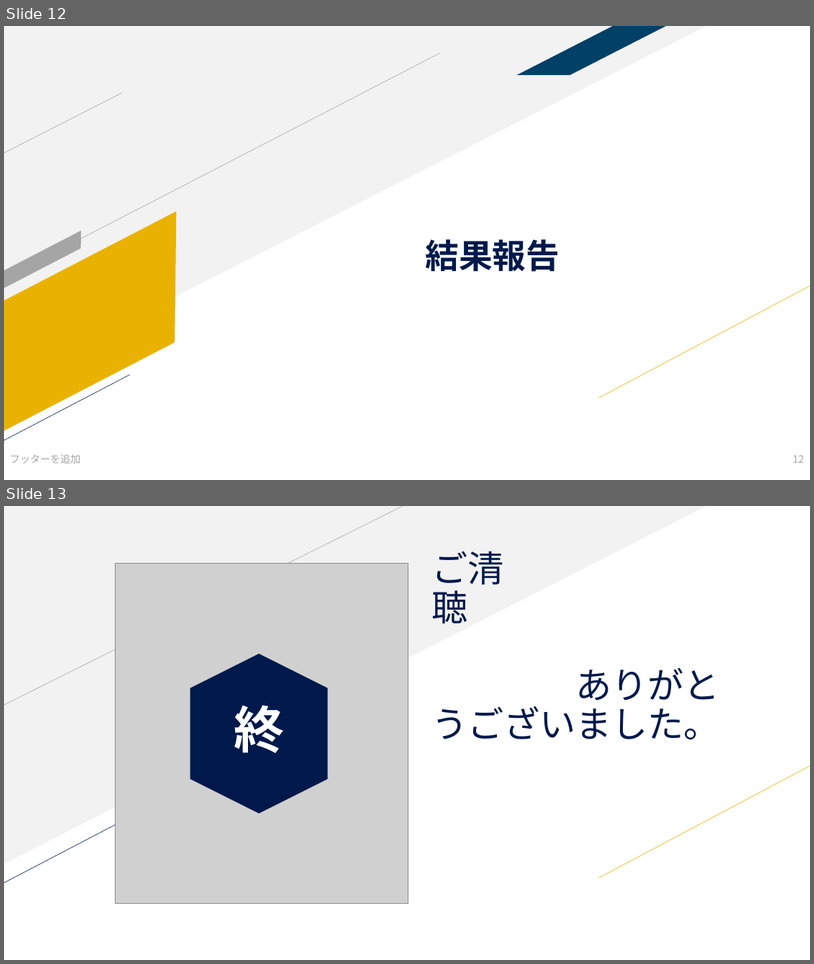
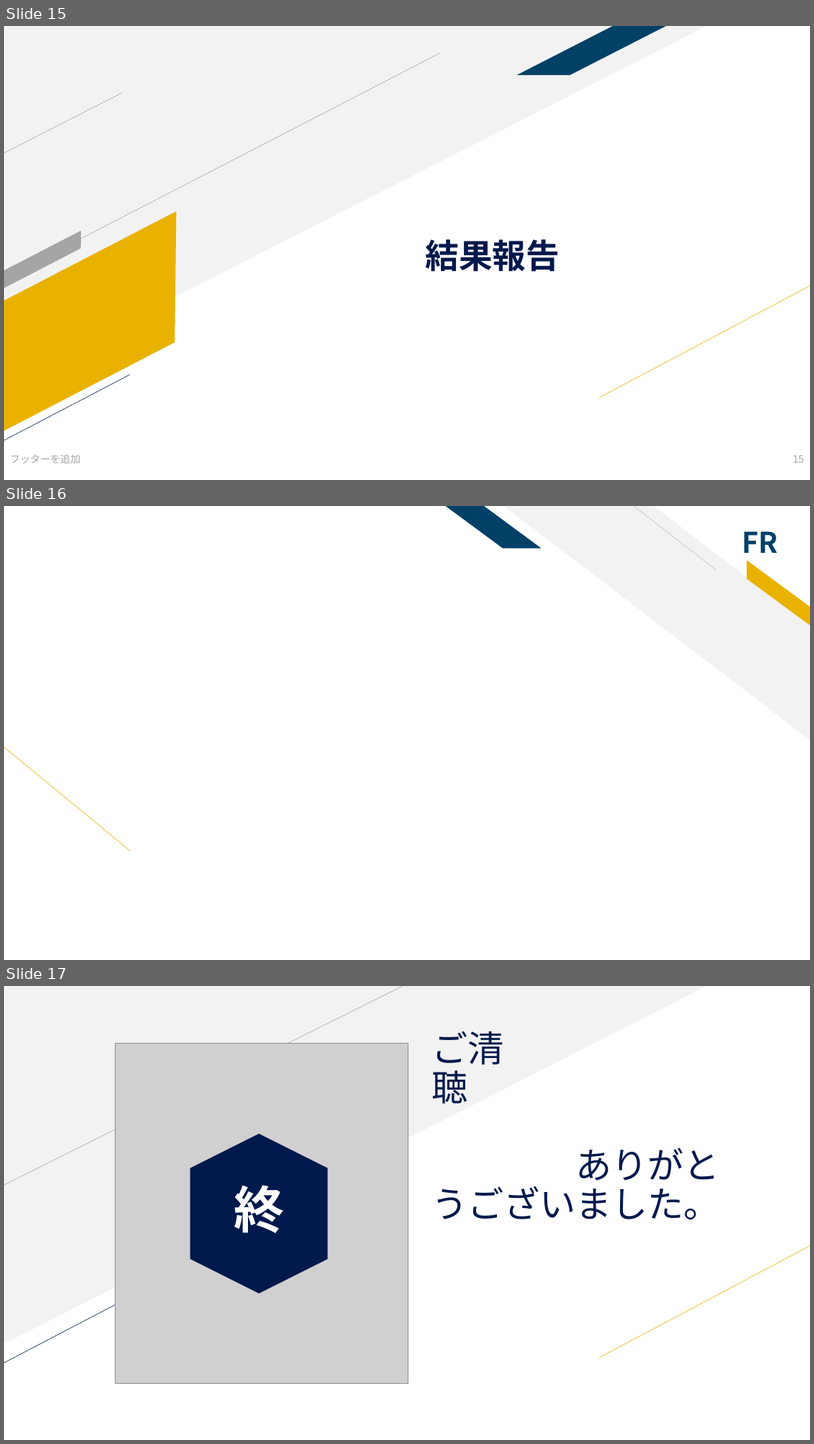
Before and after one commit to tsyu12345/NU-GraduateReport, a slide deck: 卒業研究最終発表.pptx. Shown one above the other, each under a label of ours: slides 12 and 13 before the commit, slides 15, 16 and 17 after it. The pictures are 814x964 and 814x1444 pixels, drawn with LibreOffice and Linux fonts; fonts in the diff are those of the drawing; grey boxes stand for pictures. Boxes give left, top, right and bottom in pixels: in the first picture for what was removed or moved away, otherwise in the second. Text is boxed around its words. In the diff, an @@ line names an element or a change of style, - is before the commit and + after.

```diff
--- a/卒業研究最終発表.pptx
+++ b/卒業研究最終発表.pptx
@@ slide 16 added at [4,506,810,960], background #FFFFFF @@
@@ parallelogram added at [446,506,542,548], fill #014067 @@
@@ diag stripe added at [504,506,810,740], fill #F2F2F2 @@
@@ line added from (717, 569) to (634, 506), #BFBFBF 0.5 pt @@
@@ text added at [742,531,778,553], 34 pt, text #014067, bold @@
+FR
@@ parallelogram added at [738,560,810,626], fill #EAB200 @@
@@ line added from (130, 850) to (4, 746), #EAB200 0.5 pt @@
@@ what was slide 12 is now slide 15 @@
@@ page number at [793,455,805,462]: text changed @@
-12
+15
@@ what was slide 13 is now slide 17 @@
```
Also in this commit, not shown: 5 slides changed, 3 other slides added, 4 other files.
